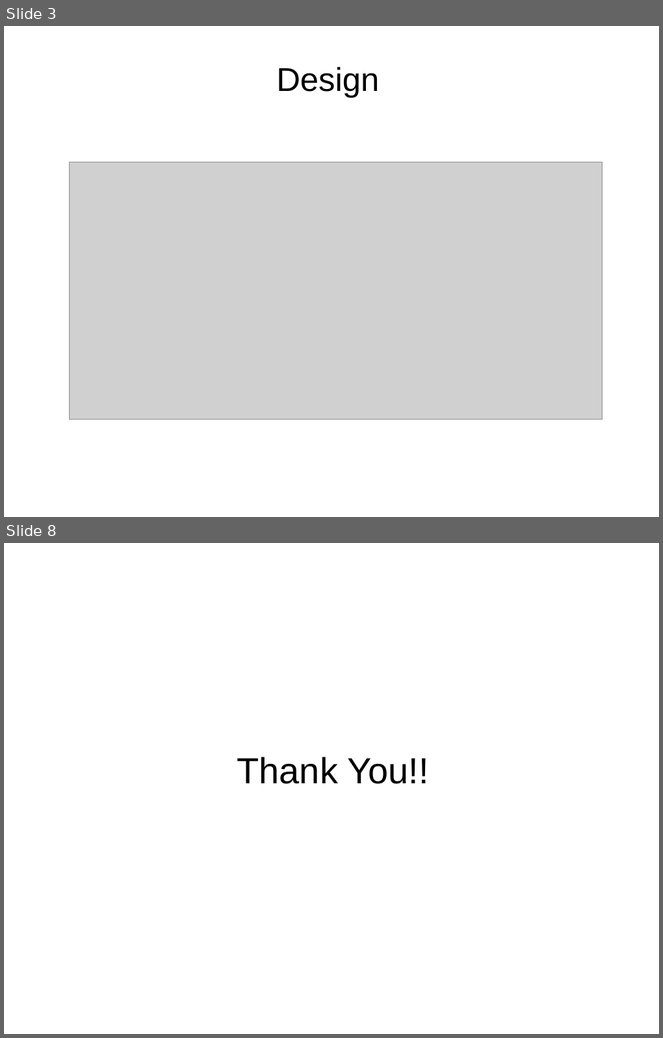
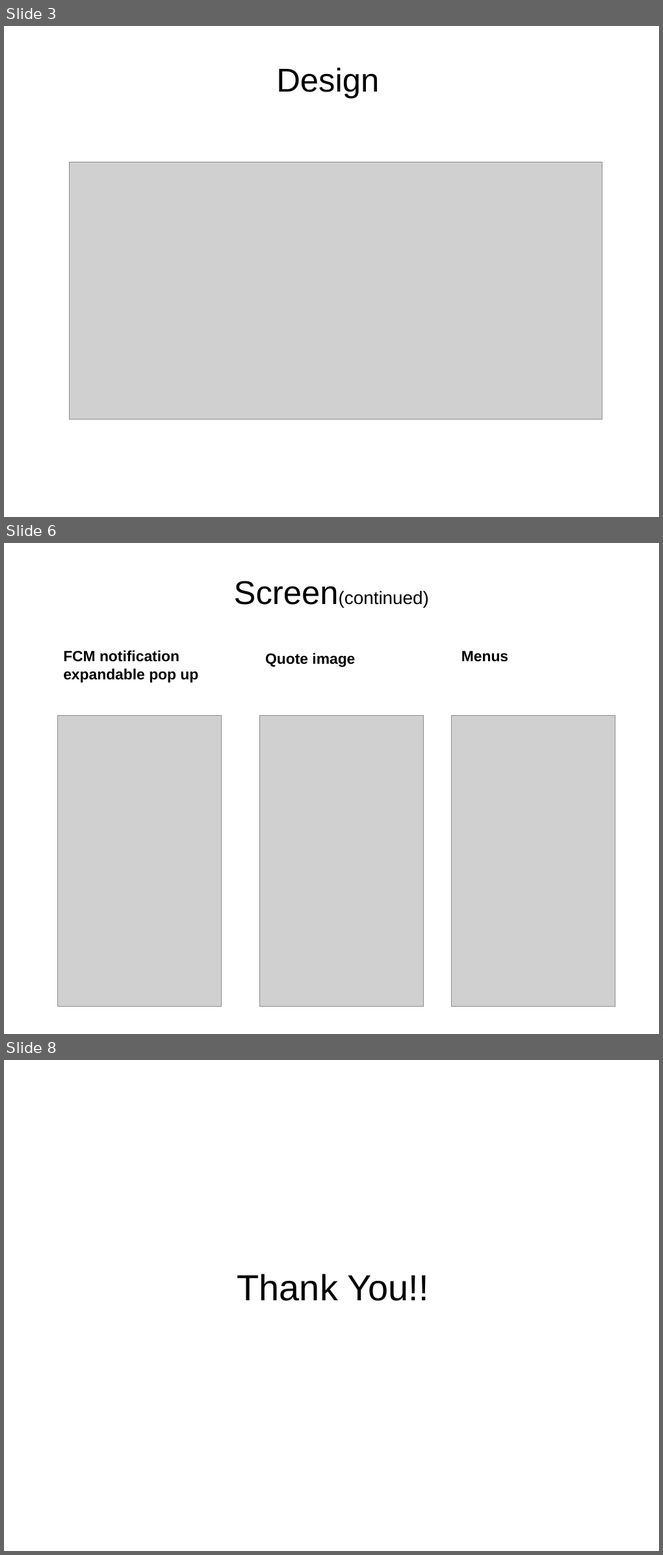
Before and after one commit to shwetaHerlekar/QuoteOfTheDay, a slide deck: documentation/Demo_Quote_of_the_day.pptx. Shown one above the other, each under a label of ours: slides 3 and 8 before the commit, slides 3, 6 and 8 after it; the slides between them are not shown. The pictures are 663x1038 and 663x1555 pixels, drawn with LibreOffice and Linux fonts; fonts in the diff are those of the drawing; grey boxes stand for pictures. Boxes give left, top, right and bottom in pixels: in the first picture for what was removed or moved away, otherwise in the second. Text is boxed around its words. In the diff, an @@ line names an element or a change of style, - is before the commit and + after.

```diff
--- a/documentation/Demo_Quote_of_the_day.pptx
+++ b/documentation/Demo_Quote_of_the_day.pptx
@@ slide 6 added at (4,543,659,1034), background #FFFFFF @@
@@ text added at (234,581,429,608), 22 pt, text #000000 @@
+Screen(continued)
@@ text added at (63,650,198,683), 18 pt, text #000000, bold @@
+FCM notification expandable pop up
@@ text added at (265,653,355,667), 18 pt, text #000000, bold @@
+Quote image
@@ text added at (462,651,508,662), 18 pt, text #000000, bold @@
+Menus
@@ picture added at (57,715,222,1006) @@
@@ picture added at (259,715,424,1006) @@
@@ picture added at (452,715,616,1006) @@
```
Also in this commit, not shown: 2 slides changed, 1 other slide added, 2 slides removed.
